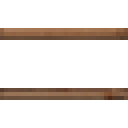
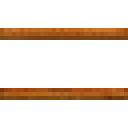
Layers edited between the first and the second 128×128 image:
added layer "Kauri" in group "Planks" over [left=0, top=28, right=128, bottom=100]
